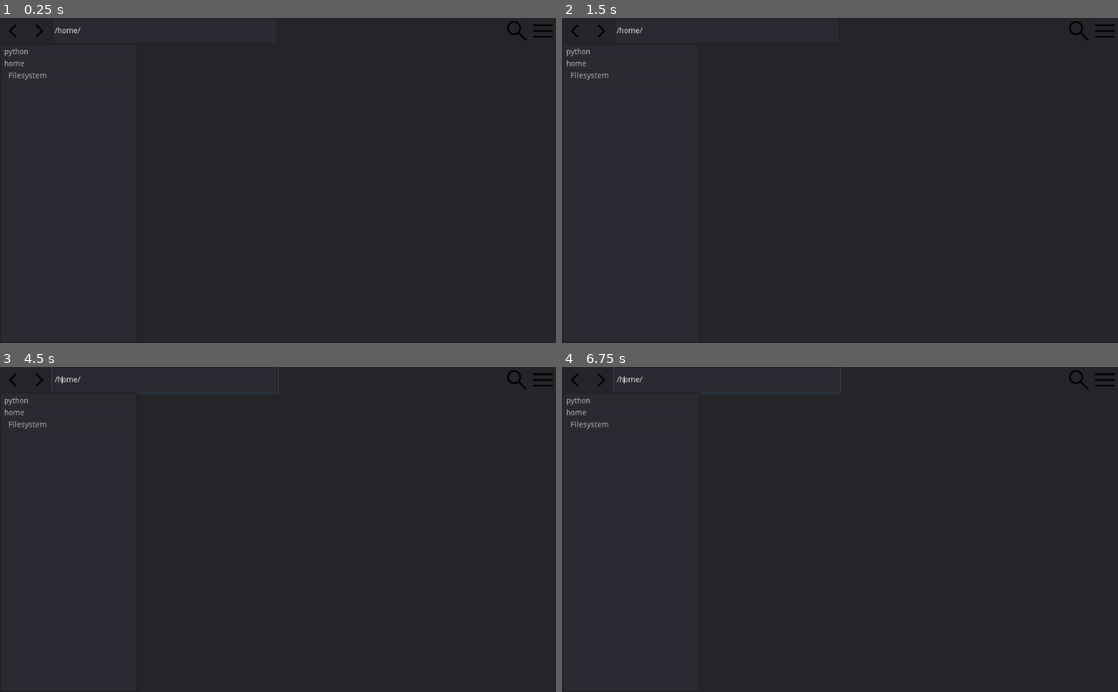
Above: before the commit, frames 1-4 (two rows, left to right).
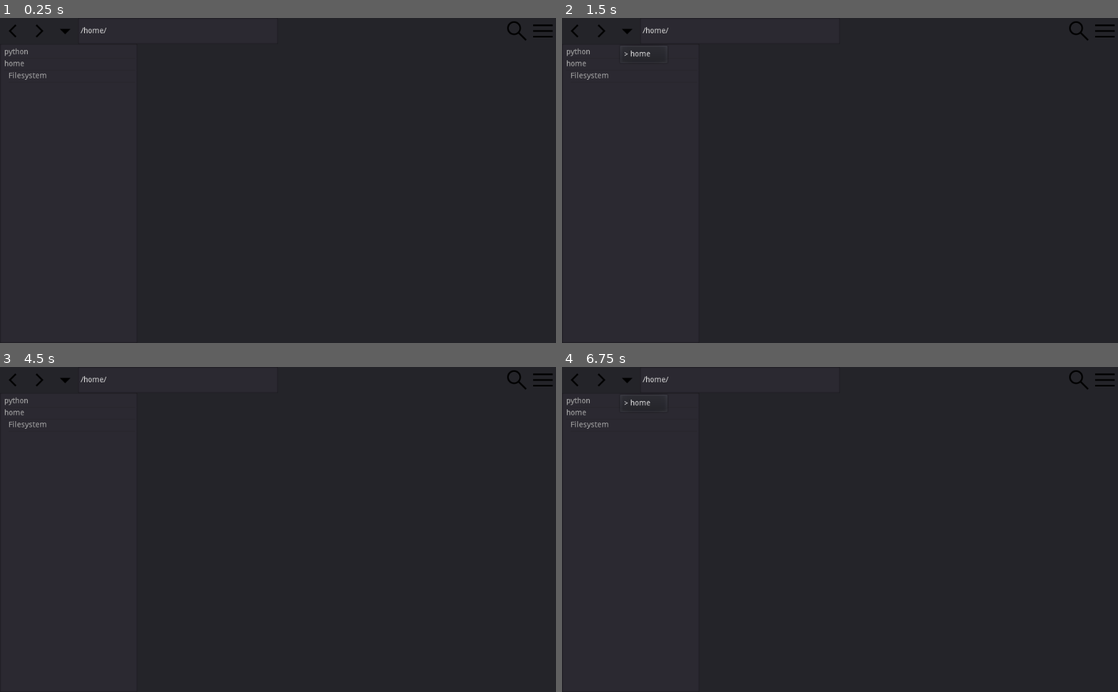
Above: after the commit, the same moments.

Repository: Koumarin/file-manager
Game: Godot game, scene res://scn/main.tscn
Two runs of this game, one before a commit and one after it. Both use one fixed random seed, a clock stepped at 60 frames per second and the inputs below. The engine's default icon, where the game draws it, is replaced by a stand-in: a white triangle on a blue panel in a dark square.
Inputs (mouse positions are in pixels of both pictures, inside the frame that each line leads up to):
- Up to frame 1 (0.25 s): no input
- Up to frame 2 (1.5 s): click (628, 31) at 0.52 s; click (600, 31) at 1.25 s
- Up to frame 3 (4.5 s): click (517, 380) at 2 s; click (38, 380) at 2.75 s; click (517, 380) at 3.5 s; click (66, 380) at 4.27 s
- Up to frame 4 (6.75 s): click (600, 380) at 5 s; click (1079, 380) at 5.75 s; click (628, 380) at 6.52 s

The runs differ from the first frame. In frame 1, less than 0.1% of the frame differs, in the area x 9-20%, y 2-5%; in frame 2, 0.1%; in frame 3, 0.2%; in frame 4, 0.2%, in the area x 9-51%, y 0-12%.

Commit message:
add history display menu

Diff:
--- /dev/null
+++ b/dat/icon/dropdown.svg
@@ -0,0 +1 @@
+<svg xmlns="http://www.w3.org/2000/svg" height="48" viewBox="0 96 960 960" width="48"><path d="M480 696 280 497h400L480 696Z"/></svg>
--- a/scn/main.tscn
+++ b/scn/main.tscn
@@ -13,7 +13,8 @@
 var _history     := []
 var _history_idx := 0
 
-onready var directory := Directory.new()
+onready var directory     := Directory.new()
+onready var history_popup := $HistoryPopup
 
 func _ready() -> void:
 	var init_dir: String
@@ -34,6 +35,9 @@
 
 func change_directory(path: String, write_history := true) -> int:
 	var status: int
+
+	if path == directory.get_current_dir():
+		return OK
 
 	status = directory.change_dir(path)
 	if status == OK:
@@ -77,6 +81,27 @@
 
 func _on_TitleBar_path_entered(path: String):
 	change_directory(path)
+
+func _on_TitleBar_history_selected() -> void:
+	if not history_popup.visible:
+		history_popup.clear()
+		for i in range(len(_history)):
+			var path = _history[i]
+			var text = Util.get_relative_path(path)
+
+			if i == _history_idx:
+				text = '> ' + text
+
+			history_popup.add_item(text)
+			history_popup.set_item_metadata(i, path)
+		history_popup.show()
+	else:
+		history_popup.hide()
+		history_popup.clear()
+
+func _on_HistoryPopup_index_pressed(index: int) -> void:
+	_history_idx = index
+	change_directory(history_popup.get_item_metadata(index), false)
 "
 
 [node name="Main" type="Control"]
@@ -118,10 +143,21 @@
 margin_right = 1024.0
 margin_bottom = 552.0
 
+[node name="HistoryPopup" type="PopupMenu" parent="."]
+anchor_left = 0.102
+anchor_top = 0.08
+anchor_right = 0.121
+anchor_bottom = 0.113
+margin_left = -0.448006
+margin_right = 0.095993
+margin_bottom = 0.199997
+
 [connection signal="directory_changed" from="." to="Panel/VBoxContainer/TitleBar" method="_on_directory_changed"]
 [connection signal="directory_changed" from="." to="Panel/VBoxContainer/HSplitContainer/IconContainer" method="_on_directory_changed"]
-[connection signal="back_selected" from="Panel/VBoxContainer/TitleBar" to="." method="_on_TitleBar_back_selected"]
-[connection signal="forward_selected" from="Panel/VBoxContainer/TitleBar" to="." method="_on_TitleBar_forward_selected"]
-[connection signal="path_entered" from="Panel/VBoxContainer/TitleBar" to="." method="_on_TitleBar_path_entered"]
+[connection signal="back_select" from="Panel/VBoxContainer/TitleBar" to="." method="_on_TitleBar_back_selected"]
+[connection signal="forward_select" from="Panel/VBoxContainer/TitleBar" to="." method="_on_TitleBar_forward_selected"]
+[connection signal="history_select" from="Panel/VBoxContainer/TitleBar" to="." method="_on_TitleBar_history_selected"]
+[connection signal="path_enter" from="Panel/VBoxContainer/TitleBar" to="." method="_on_TitleBar_path_entered"]
 [connection signal="directory_selected" from="Panel/VBoxContainer/HSplitContainer/FileTree" to="." method="_on_FileTree_directory_selected"]
 [connection signal="icon_opened" from="Panel/VBoxContainer/HSplitContainer/IconContainer" to="." method="_on_icon_opened"]
+[connection signal="index_pressed" from="HistoryPopup" to="." method="_on_HistoryPopup_index_pressed"]
--- a/scn/title-bar.tscn
+++ b/scn/title-bar.tscn
@@ -1,23 +1,25 @@
-[gd_scene load_steps=5 format=2]
+[gd_scene load_steps=6 format=2]
 
 [ext_resource path="res://dat/icon/search.svg" type="Texture" id=1]
 [ext_resource path="res://dat/icon/chevron.svg" type="Texture" id=2]
 [ext_resource path="res://dat/icon/menu.svg" type="Texture" id=3]
+[ext_resource path="res://dat/icon/dropdown.svg" type="Texture" id=4]
 
 [sub_resource type="GDScript" id=1]
 script/source = "extends HBoxContainer
 
-signal back_selected
-signal forward_selected
-signal path_entered(path)
+signal back_select
+signal forward_select
+signal history_select
+signal path_enter(path)
 
 onready var path := $'%PathInput'
 
 func _on_ButtonBack_button_up() -> void:
-	emit_signal('back_selected')
+	emit_signal('back_select')
 
 func _on_ButtonForward_button_up() -> void:
-	emit_signal('forward_selected')
+	emit_signal('forward_select')
 
 func _on_directory_changed(directory: Directory) -> void:
 	var curdir := directory.get_current_dir()
@@ -25,7 +27,10 @@
 	path.text = curdir
 
 func _on_PathInput_text_entered(new_path):
-	emit_signal('path_entered', new_path)
+	emit_signal('path_enter', new_path)
+
+func _on_ButtonHistory_button_up() -> void:
+	emit_signal('history_select')
 "
 
 [node name="TitleBar" type="HBoxContainer"]
@@ -51,9 +56,15 @@
 texture_normal = ExtResource( 2 )
 flip_h = true
 
+[node name="ButtonHistory" type="TextureButton" parent="LeftContainer"]
+margin_left = 104.0
+margin_right = 152.0
+margin_bottom = 48.0
+texture_normal = ExtResource( 4 )
+
 [node name="PathInput" type="LineEdit" parent="LeftContainer"]
 unique_name_in_owner = true
-margin_left = 104.0
+margin_left = 156.0
 margin_right = 510.0
 margin_bottom = 48.0
 size_flags_horizontal = 3
@@ -82,4 +93,5 @@
 
 [connection signal="button_up" from="LeftContainer/ButtonBack" to="." method="_on_ButtonBack_button_up"]
 [connection signal="button_up" from="LeftContainer/ButtonForward" to="." method="_on_ButtonForward_button_up"]
+[connection signal="button_up" from="LeftContainer/ButtonHistory" to="." method="_on_ButtonHistory_button_up"]
 [connection signal="text_entered" from="LeftContainer/PathInput" to="." method="_on_PathInput_text_entered"]
Not shown, added: dat/icon/dropdown.svg.import
